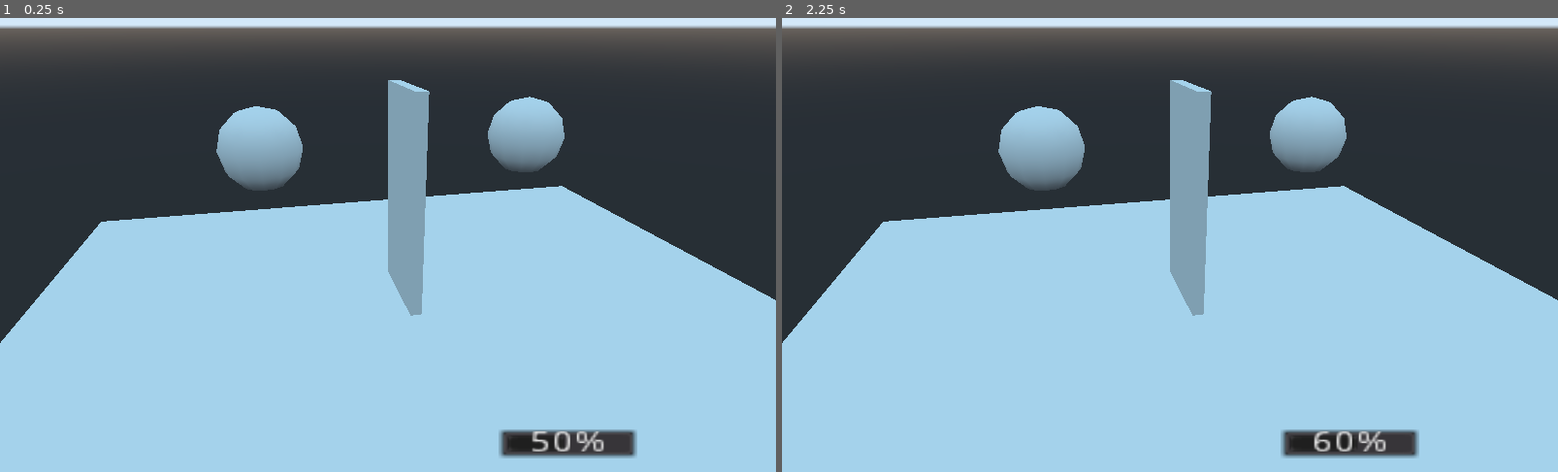
Above: before the commit, frames 1-2 (left to right).
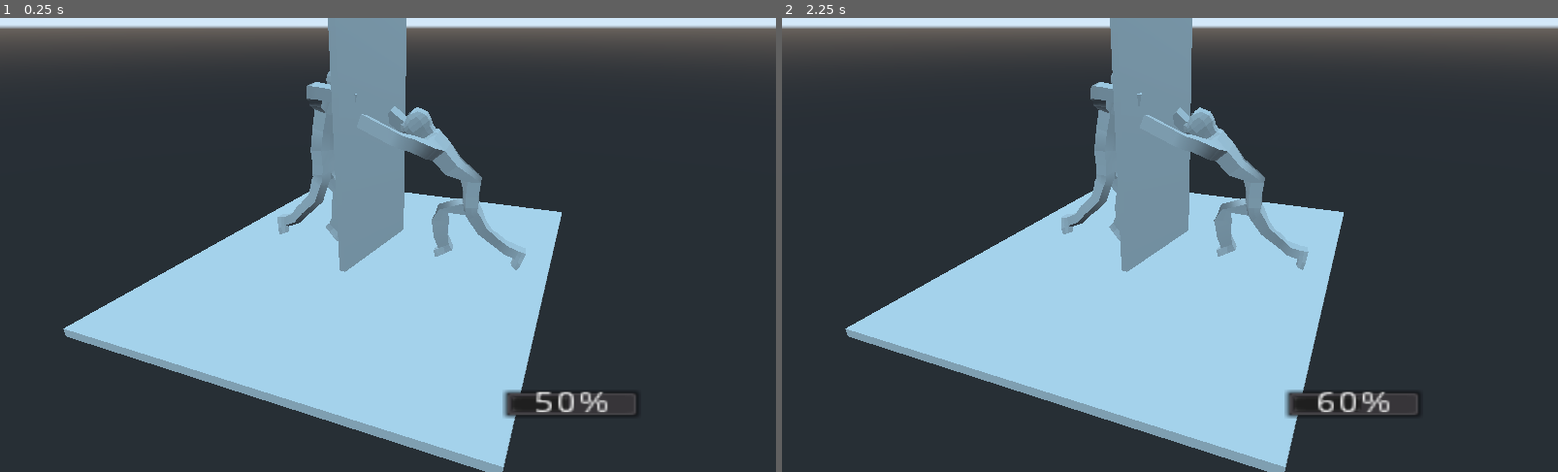
Above: after the commit, the same moments.

Repository: Tass0sm/dorror
Game: Godot game, scene res://Spatial.tscn
Two runs of this game, one before a commit and one after it. Both use one fixed random seed, a clock stepped at 60 frames per second and the inputs below.
Inputs:
- Up to frame 1 (0.25 s): no input
- Up to frame 2 (2.25 s): tap Enter at 0.5, 2 s; hold Right (push_right) 0.53-1.28 s; tap Space at 1.25 s; hold Left (push_left) 1.28-2.03 s; hold Right (push_right) from 2.03 s (still down)

The runs differ from the first frame. In frame 1, 42% of the frame differs, in the area x 0-100%, y 0-100%; in frame 2, 42%.

Commit message:
Basic animated conflict

Diff:
--- a/Conflict.gd
+++ b/Conflict.gd
@@ -1,4 +1,4 @@
-extends Node
+extends Spatial
 
 enum {OPENER_WON, CLOSER_WON}
 
@@ -6,23 +6,40 @@
 var is_finished = false
 var outcome
 
+var open_level = 0
+var open_min = 0
+var open_step = 0.1
+var open_max = 1.0
+
+func open_door():
+	if open_level < open_max:
+		open_level += open_step
+
+func close_door():
+	if open_level > open_min:
+		open_level -= open_step
+
 func _input(event):
 	if event.is_action_pressed("push_left"):
-		$Door.close()
+		close_door()
 	if event.is_action_pressed("push_right"):
-		$Door.open()
+		open_door()
 
 # Called when the node enters the scene tree for the first time.
 func _ready():
+	open_level = (open_max - open_min) / 2
 	pass # Replace with function body.
 
 # Called every frame. 'delta' is the elapsed time since the previous frame.
 func _process(delta):
-	if $Door.is_closed:
+	if open_level <= open_min:
 		is_finished = true
 		outcome = CLOSER_WON
-	if $Door.is_opened:
+	if open_level >= open_max:
 		is_finished = true
 		outcome = OPENER_WON
 
+	$AnimationTree["parameters/Seek/seek_position"] = open_level
+	print(open_level)
+
 	pass
--- a/Conflict.tscn
+++ b/Conflict.tscn
@@ -1,22 +1,43 @@
-[gd_scene load_steps=3 format=2]
+[gd_scene load_steps=6 format=2]
 
-[ext_resource path="res://Door.gd" type="Script" id=1]
 [ext_resource path="res://Conflict.gd" type="Script" id=2]
+[ext_resource path="res://models/conflict.glb" type="PackedScene" id=3]
 
-[node name="Conflict" type="Node"]
+[sub_resource type="AnimationNodeAnimation" id=2]
+animation = "Struggle"
+
+[sub_resource type="AnimationNodeTimeSeek" id=3]
+
+[sub_resource type="AnimationNodeBlendTree" id=1]
+graph_offset = Vector2( -285.5, 61 )
+nodes/Animation/node = SubResource( 2 )
+nodes/Animation/position = Vector2( 60, 180 )
+nodes/Seek/node = SubResource( 3 )
+nodes/Seek/position = Vector2( 320, 200 )
+nodes/output/position = Vector2( 600, 220 )
+node_connections = [ "output", 0, "Seek", "Seek", 0, "Animation" ]
+
+[node name="Spatial" type="Spatial"]
 script = ExtResource( 2 )
 
-[node name="Player1" type="CSGSphere" parent="."]
-transform = Transform( 1, 0, 0, 0, 1, 0, 0, 0, 1, -4.5436, 5.19257, 0.213764 )
-radius = 1.26483
+[node name="ConflictModel" parent="." instance=ExtResource( 3 )]
 
-[node name="Player2" type="CSGSphere" parent="."]
-transform = Transform( 1, 0, 0, 0, 1, 0, 0, 0, 1, 4.15248, 5.19257, 0.221655 )
-radius = 1.26483
+[node name="Cube004" parent="ConflictModel" index="0"]
+transform = Transform( -3.60251, 0, 0.0372133, 0, 7.56412, 0, -0.68222, 0, -0.196507, -3.4928, 7.56701, -0.35074 )
 
-[node name="Door" type="CSGBox" parent="."]
-transform = Transform( 0.195913, 0, 0, 0, 3.62763, 0, 0, 0, 1.66333, -0.00641653, 3.28799, 0.129315 )
-script = ExtResource( 1 )
+[node name="Armature002" parent="ConflictModel" index="1"]
+transform = Transform( 3.6375, 0, 0, 0, 3.6375, 0, 0, 0, 3.6375, 0.00558126, 4.99284, -2.46207 )
 
-[node name="Floor" type="CSGBox" parent="."]
+[node name="Armature003" parent="ConflictModel" index="2"]
+transform = Transform( -3.4883, 0, -1.03113, 0, 3.6375, 0, 1.03113, 0, -3.4883, 0.479982, 3.91158, 5.7072 )
+
+[node name="Floor" type="CSGBox" parent="ConflictModel"]
 transform = Transform( 13.2068, 0, 0, 0, 0.229823, 0, 0, 0, 10.7211, 0.0191126, -0.812726, -0.011282 )
+
+[node name="AnimationTree" type="AnimationTree" parent="."]
+tree_root = SubResource( 1 )
+anim_player = NodePath("../ConflictModel/AnimationPlayer")
+active = true
+parameters/Seek/seek_position = -1.0
+
+[editable path="ConflictModel"]
--- /dev/null
+++ b/ConflictAnimationTree.gd
@@ -0,0 +1,16 @@
+extends AnimationTree
+
+
+# Declare member variables here. Examples:
+# var a = 2
+# var b = "text"
+
+
+# Called when the node enters the scene tree for the first time.
+func _ready():
+	pass # Replace with function body.
+
+
+# Called every frame. 'delta' is the elapsed time since the previous frame.
+#func _process(delta):
+#	pass
--- a/Door.gd
+++ /dev/null
@@ -1,32 +0,0 @@
-extends CSGBox
-
-# Declare member variables here. Examples:
-var open_level = 0
-var open_min = 0
-var open_max = 10
-var is_opened = false
-var is_closed = false
-
-# Called when the node enters the scene tree for the first time.
-func _ready():
-	open_level = 5
-	pass # Replace with function body.
-
-func open():
-	if open_level < open_max:
-		open_level += 1
-
-func close():
-	if open_level > 0:
-		open_level -= 1
-
-# Called every frame. 'delta' is the elapsed time since the previous frame.
-func _process(delta):
-	if open_level == open_min:
-		is_opened = false
-		is_closed = true
-	if open_level == open_max:
-		is_opened = true
-		is_closed = false
-
-	pass
--- a/Main.gd
+++ b/Main.gd
@@ -13,9 +13,9 @@
 # Called every frame. 'delta' is the elapsed time since the previous frame.
 func _process(delta):
 	if $Conflict.is_finished:
+		print($Conflict.outcome)
 		game_over()
 
-	print($Conflict/Door.open_level)
-	$UI.update_progress($Conflict/Door.open_level)
+	$UI.update_progress($Conflict.open_level)
 
 	pass
--- a/Spatial.tscn
+++ b/Spatial.tscn
@@ -9,7 +9,7 @@
 script = ExtResource( 2 )
 
 [node name="Camera" type="Camera" parent="."]
-transform = Transform( 0.973239, 0.0950827, -0.209201, 0, 0.910381, 0.413772, 0.229795, -0.402699, 0.886018, -4.10881, 8.48285, 7.94335 )
+transform = Transform( 0.380134, 0.38271, -0.84204, 0, 0.910381, 0.413772, 0.924931, -0.157289, 0.346067, -25.4082, 12.9186, 11.5425 )
 fov = 50.625
 
 [node name="Conflict" parent="." instance=ExtResource( 1 )]
--- a/UI.tscn
+++ b/UI.tscn
@@ -34,14 +34,15 @@
 anchor_top = 0.5
 anchor_right = 1.0
 anchor_bottom = 0.5
-margin_left = -366.0
-margin_top = 243.0
-margin_right = -316.0
-margin_bottom = 257.0
+margin_left = -361.0
+margin_top = 191.0
+margin_right = -311.0
+margin_bottom = 205.0
 rect_scale = Vector2( 3.66024, 2.75495 )
 theme = ExtResource( 3 )
-max_value = 10.0
-value = 3.0
+max_value = 1.0
+step = 0.1
+value = 0.5
 __meta__ = {
 "_edit_use_anchors_": false
 }
Empty file added: models/conflict.gd
Binary file added: models/conflict.glb
Not shown, added: models/conflict.glb.import
Not shown, changed: models/conflict.blend
Not shown, changed: models/conflict.blend1
Not shown, added: models/door.blend
Not shown, added: models/door.blend1
Not shown, changed: models/human.blend
Not shown, changed: models/human.blend1
